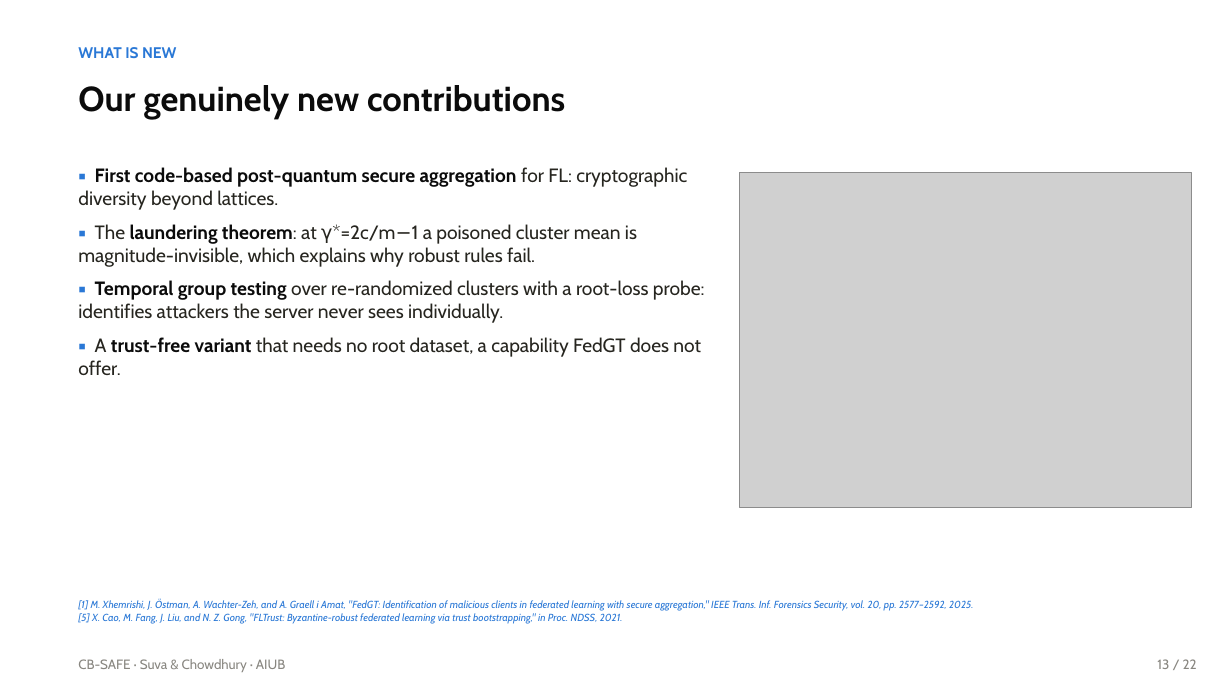
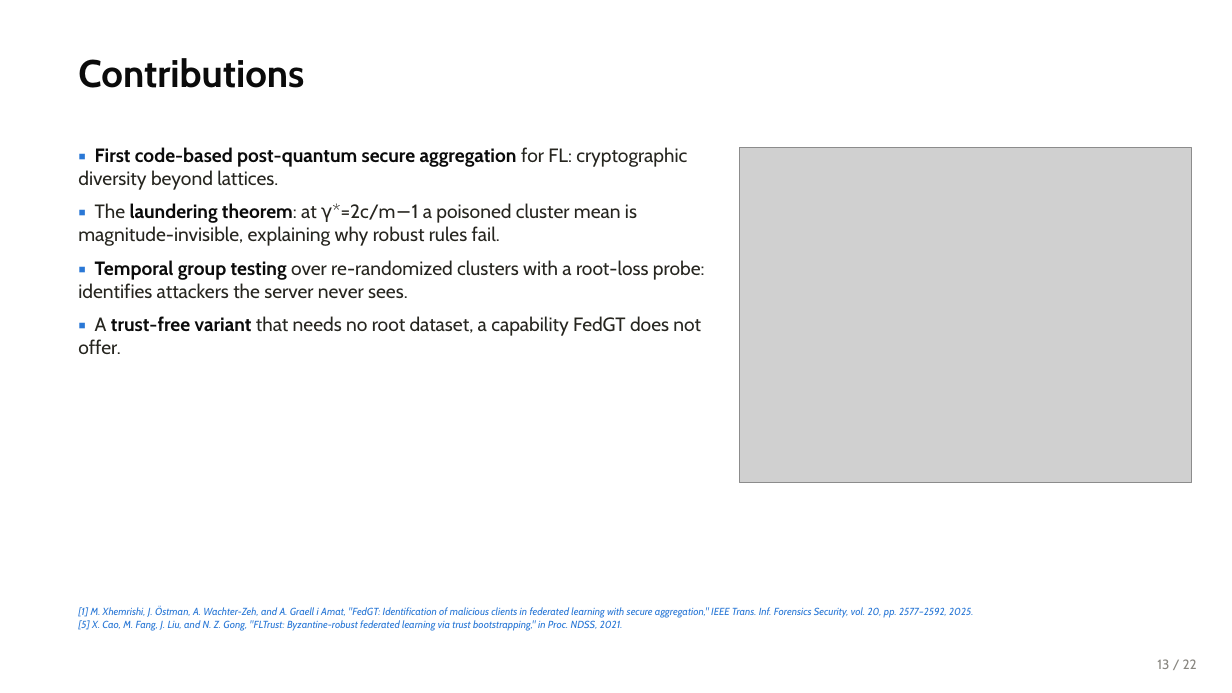
Before and after one commit to wshuv-o/cb-safe-draft, a slide deck: slide 14 of paper/cbsafe_deck.pptx. Drawn at 1232x693 pixels with LibreOffice and Linux fonts; fonts in the diff are those of the drawing; grey boxes stand for pictures. Boxes give left, top, right and bottom in pixels: in the first picture for what was removed or moved away, otherwise in the second. Text is boxed around its words. In the diff, an @@ line names an element or a change of style, - is before the commit and + after.

```diff
--- a/paper/cbsafe_deck.pptx
+++ b/paper/cbsafe_deck.pptx
@@ text at (x1=78, y1=58, x2=304, y2=88): text changed; size 27 to 30 pt @@
-Our genuinely new contributions
+Contributions
@@ text removed at (x1=78, y1=47, x2=176, y2=58) @@
-WHAT IS NEW
@@ text "▪ First code-based post-quantum secure ..." moved from (x1=78, y1=167, x2=705, y2=375) to (x1=78, y1=147, x2=705, y2=354) @@
@@ picture moved from (x1=739, y1=173, x2=1192, y2=507) to (x1=739, y1=148, x2=1192, y2=482) @@
@@ text at (x1=78, y1=203, x2=705, y2=299): text changed @@
-▪ The laundering theorem: at γ*=2c/m−1 a poisoned cluster mean is magnitude-invisible, which explains why robust rules fail.
-▪ Temporal group testing over re-randomized clusters with a root-loss probe: identifies attackers the server never sees individually.
+▪ The laundering theorem: at γ*=2c/m−1 a poisoned cluster mean is magnitude-invisible, explaining why robust rules fail.
+▪ Temporal group testing over re-randomized clusters with a root-loss probe: identifies attackers the server never sees.
@@ text "[1] M. Xhemrishi, J. Östman, ..." moved from (x1=78, y1=599, x2=973, y2=624) to (x1=78, y1=607, x2=973, y2=631) @@
@@ text removed at (x1=78, y1=659, x2=285, y2=672) @@
-CB-SAFE · Suva & Chowdhury · AIUB
```
Also in this commit, not shown: 23 other slides changed, 32 other files.
